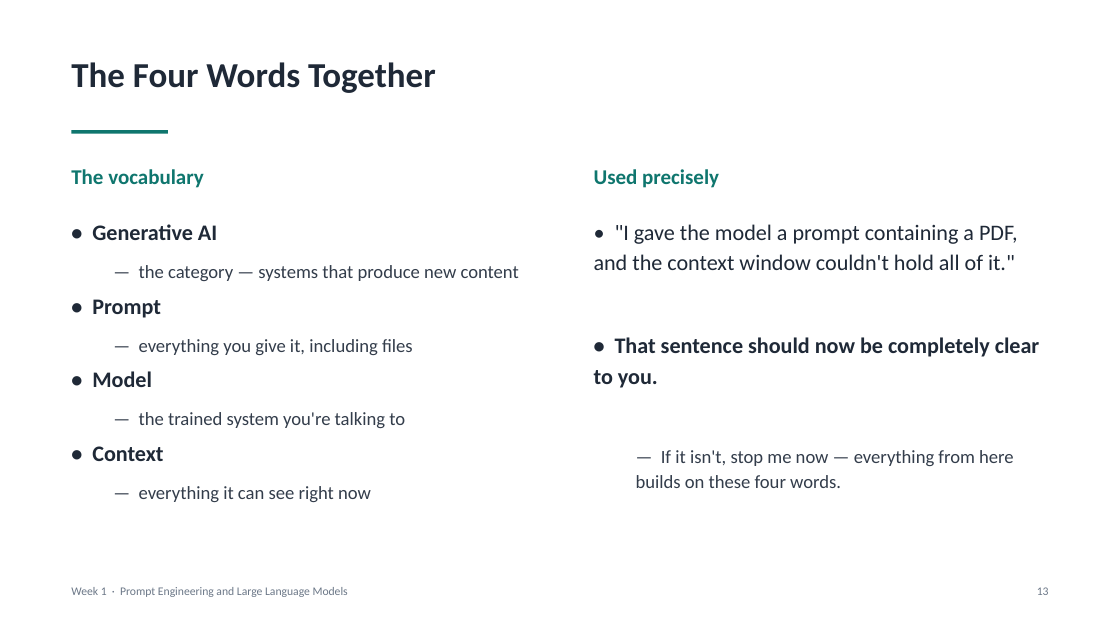
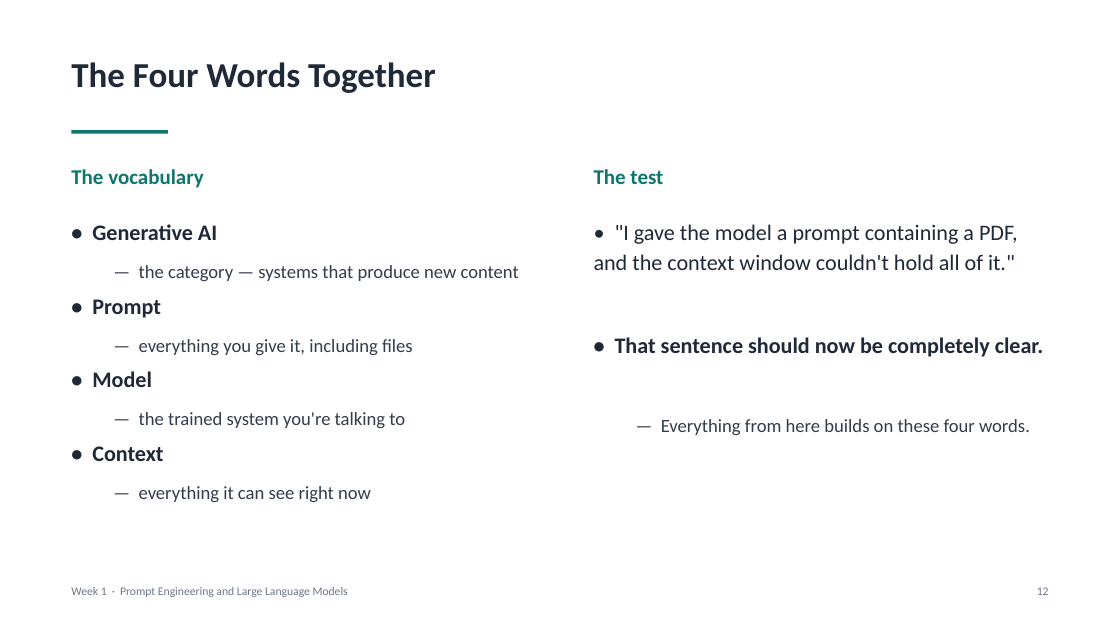
Before and after one commit to makyol/PromptEngineering, a slide deck: slide 12 of Lectures/week01/week01.pptx (slide 13 before the commit). Drawn at 1120x630 pixels with LibreOffice and Linux fonts; fonts in the diff are those of the drawing. Boxes give left, top, right and bottom in pixels: in the first picture for what was removed or moved away, otherwise in the second. Text is boxed around its words. In the diff, an @@ line names an element or a change of style, - is before the commit and + after.

```diff
--- a/Lectures/week01/week01.pptx
+++ b/Lectures/week01/week01.pptx
@@ text at [594, 169, 663, 184]: text changed @@
-Used precisely
+The test
@@ text at [615, 337, 1044, 435]: text changed @@
-• That sentence should now be completely clear to you.
-  — If it isn't, stop me now — everything from here builds on these four words.
+• That sentence should now be completely clear.
+  — Everything from here builds on these four words.
```
Also in this commit, not shown: 18 other slides changed, 5 slides added, 3 slides removed, 7 other files.
